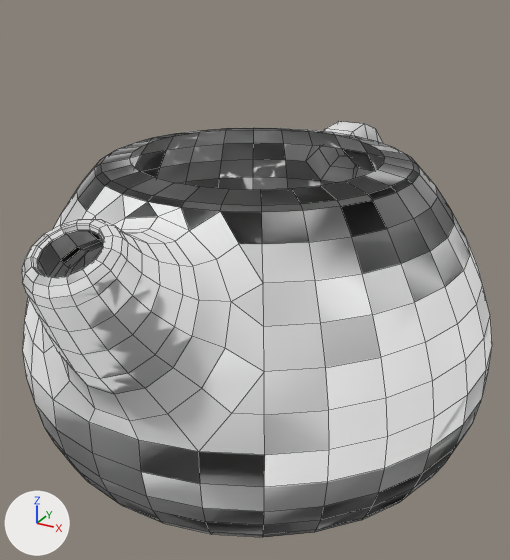
The OBJ model assets/geos/tests/txTeapot_separateNoUdim_1K_v_f_g.obj: old version first, new version second.
Camera for both pictures: a 50 mm camera at (11.1, -20.4, 15.8) aimed at (-0.2, 0.2, 5.5). The axes (+X, +Y, +Z) are drawn at lower left. The lights are the same throughout. Mesh edges are drawn as thin lines. Where no turn or scale is listed for an object, it has been applied to the vertices. Vertices at the same position are counted once.

In view in the first picture: 'txTeapot_separateNoUdim_1K_v_f_g'.
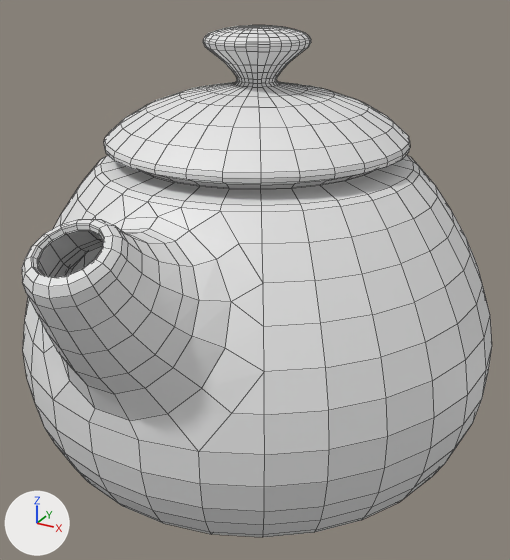
Location of each change, [x1, y1, x2, y2] in pixels of the pictures (510 x 560 px):
'txTeapot_separateNoUdim_1K_v_f_g', reshaped
    before: [22, 121, 492, 537]
    after: [22, 25, 492, 537]
part 1 of me_txteapot_separatenoudim_1k_v_f_g, built on
    after: [107, 25, 403, 189]

Patch to the scene script:
```diff
--- a/assets/geos/tests/txTeapot_separateNoUdim_1K_v_f_g.obj.py
+++ b/assets/geos/tests/txTeapot_separateNoUdim_1K_v_f_g.obj.py
@@ me_txteapot_separatenoudim_1k_v_f_g @@
 # used by ob_txteapot_separatenoudim_1k_v_f_g; location = (0.0, 0.0, 0.0)
-me_txteapot_separatenoudim_1k_v_f_g.from_pydata(...)  # 1409 vertices, 804 faces; spans x -8.3..8.2, y -10.1..12.3, z 0.0..14.2
+me_txteapot_separatenoudim_1k_v_f_g.from_pydata(...)  # 1524 vertices, 1510 faces; spans x -8.3..8.2, y -10.1..12.3, z 0.0..14.2
+# me_txteapot_separatenoudim_1k_v_f_g part 1: 2 vertices moved within x -0.1..0.3, y -0.4..0.2, z 14.2; 115 vertices added at x -3.9..4.8, y -4.5..4.7, z 10.2..14.2
+# me_txteapot_separatenoudim_1k_v_f_g part 2: the surface is now shaded flat
```
